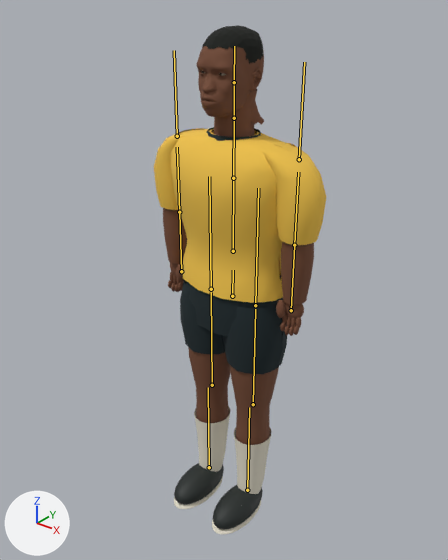
The glTF model public/assets/characters/lagos-footballer.glb, before and after one commit.
Before and after are seen from a camera (50 mm lens) standing at (1.253, -1.619, 2.017) and looking at (-0.058, 0.02, 1.001). Arrows for +X, +Y and +Z are at lower left; the lights stay in place. The picture after the commit comes second. The bones that bend it are drawn over the model as lines.

In view in the first picture: 'FootballerMesh'.
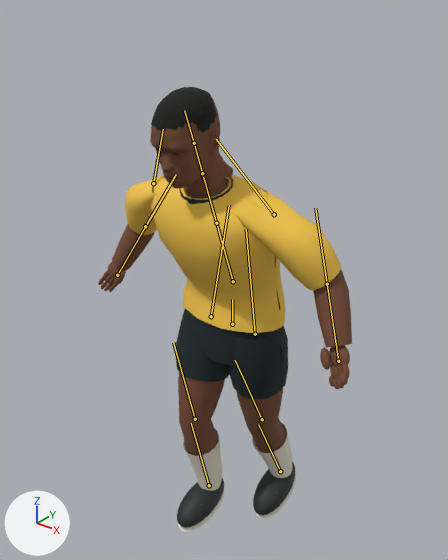
The newer file adds an action. The first version stands in its rest pose; the second is drawn at frame 4 of the action 'stumble'.

Scene script edits in JSON lines:
```json
{"block": "bone_pelvis", "where": "bone_pelvis = bpy.data.objects['LagosFootballer'].pose.bones['pelvis']"}
{"op": "set", "path": "bone_pelvis.location", "old": "(0.0, 0.0, 0.0)", "new": "(0.0, -0.12, 0.0)"}
{"block": "bone_spine", "where": "bone_spine = bpy.data.objects['LagosFootballer'].pose.bones['spine']  # child of 'pelvis'"}
{"op": "set", "path": "bone_spine.rotation_quaternion", "old": "(1.0, 0.0, 0.0, 0.0)", "new": "(0.985, 0.174, 0.0, 0.0)", "note": "degrees (0, 0, 0) -> degrees (20, 0, 0)"}
{"block": "bone_arml", "where": "bone_arml = bpy.data.objects['LagosFootballer'].pose.bones['armL']  # child of 'chest'"}
{"op": "set", "path": "bone_arml.rotation_quaternion", "old": "(1.0, 0.0, 0.0, 0.0)", "new": "(0.962, 0.019, 0.005, -0.271)", "note": "degrees (0, 0, 0) -> degrees (2, 1, -31)"}
{"block": "bone_elbowl", "where": "bone_elbowl = bpy.data.objects['LagosFootballer'].pose.bones['elbowL']  # child of 'armL'"}
{"op": "set", "path": "bone_elbowl.rotation_quaternion", "old": "(1.0, 0.0, 0.0, 0.0)", "new": "(0.948, -0.319, 0.0, 0.0)", "note": "degrees (0, 0, 0) -> degrees (-37, 0, 0)"}
{"block": "bone_armr", "where": "bone_armr = bpy.data.objects['LagosFootballer'].pose.bones['armR']  # child of 'chest'"}
{"op": "set", "path": "bone_armr.rotation_quaternion", "old": "(1.0, 0.0, 0.0, 0.0)", "new": "(0.962, 0.019, -0.005, 0.271)", "note": "degrees (0, 0, 0) -> degrees (2, -1, 31)"}
{"block": "bone_elbowr", "where": "bone_elbowr = bpy.data.objects['LagosFootballer'].pose.bones['elbowR']  # child of 'armR'"}
{"op": "set", "path": "bone_elbowr.rotation_quaternion", "old": "(1.0, 0.0, 0.0, 0.0)", "new": "(0.948, -0.319, 0.0, 0.0)", "note": "degrees (0, 0, 0) -> degrees (-37, 0, 0)"}
{"block": "bone_legl", "where": "bone_legl = bpy.data.objects['LagosFootballer'].pose.bones['legL']  # child of 'pelvis'"}
{"op": "set", "path": "bone_legl.rotation_quaternion", "old": "(1.0, 0.0, 0.0, 0.0)", "new": "(0.992, -0.125, 0.0, 0.0)", "note": "degrees (0, 0, 0) -> degrees (-14, 0, 0)"}
{"block": "bone_kneel", "where": "bone_kneel = bpy.data.objects['LagosFootballer'].pose.bones['kneeL']  # child of 'legL'"}
{"op": "set", "path": "bone_kneel.rotation_quaternion", "old": "(1.0, 0.0, 0.0, 0.0)", "new": "(0.969, 0.247, 0.0, 0.0)", "note": "degrees (0, 0, 0) -> degrees (29, 0, 0)"}
{"block": "bone_legr", "where": "bone_legr = bpy.data.objects['LagosFootballer'].pose.bones['legR']  # child of 'pelvis'"}
{"op": "set", "path": "bone_legr.rotation_quaternion", "old": "(1.0, 0.0, 0.0, 0.0)", "new": "(0.997, 0.075, 0.0, 0.0)", "note": "degrees (0, 0, 0) -> degrees (9, 0, 0)"}
{"block": "bone_kneer", "where": "bone_kneer = bpy.data.objects['LagosFootballer'].pose.bones['kneeR']  # child of 'legR'"}
{"op": "set", "path": "bone_kneer.rotation_quaternion", "old": "(1.0, 0.0, 0.0, 0.0)", "new": "(0.989, 0.149, 0.0, 0.0)", "note": "degrees (0, 0, 0) -> degrees (17, 0, 0)"}
```

Boxes (x1, y1, x2, y2) around the edits, measured in the pictures (448 x 560 px):
```json
{"object": "FootballerMesh", "change": "posed", "before": [154, 25, 326, 534], "after": [98, 87, 352, 532], "on screen": "47% wider, 13% shorter"}
{"bone": "pelvis", "before": "(232, 296) to (233, 270)", "after": "(232, 324) to (232, 299)"}
{"bone": "spine", "before": "(233, 251) to (233, 178)", "after": "(233, 281) to (216, 223)"}
{"bone": "armL", "before": "(177, 136) to (174, 50)", "after": "(153, 183) to (163, 129)"}
{"bone": "elbowL", "before": "(179, 212) to (177, 147)", "after": "(145, 226) to (176, 174)"}
{"bone": "armR", "before": "(299, 159) to (304, 62)", "after": "(274, 214) to (216, 139)"}
{"bone": "elbowR", "before": "(294, 245) to (298, 172)", "after": "(327, 284) to (315, 208)"}
{"bone": "legL", "before": "(211, 289) to (209, 176)", "after": "(211, 316) to (229, 205)"}
{"bone": "kneeL", "before": "(212, 385) to (211, 292)", "after": "(195, 419) to (173, 342)"}
{"bone": "legR", "before": "(255, 305) to (258, 188)", "after": "(255, 334) to (246, 229)"}
{"bone": "kneeR", "before": "(253, 404) to (255, 309)", "after": "(262, 419) to (235, 360)"}
```
